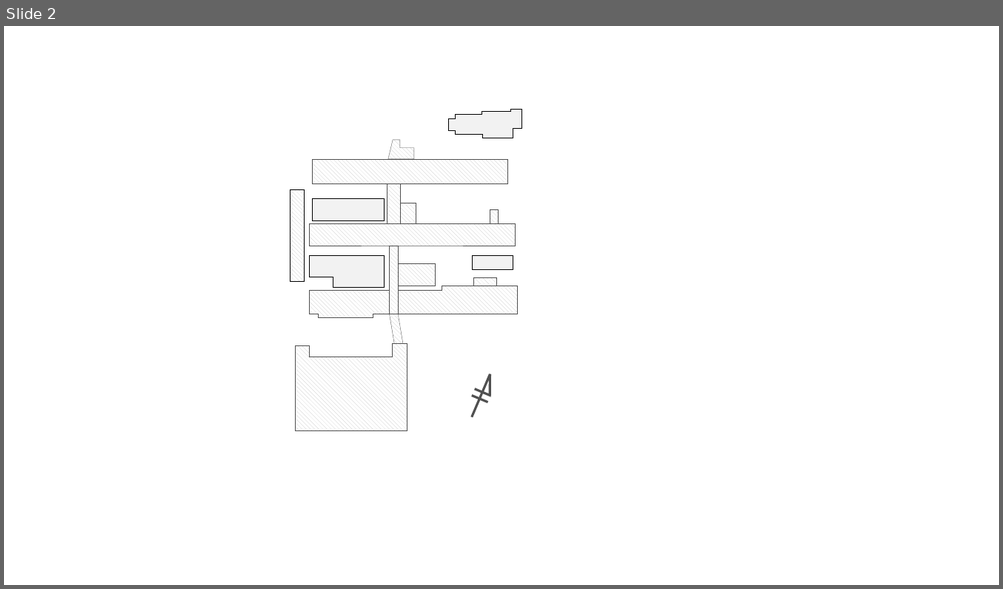
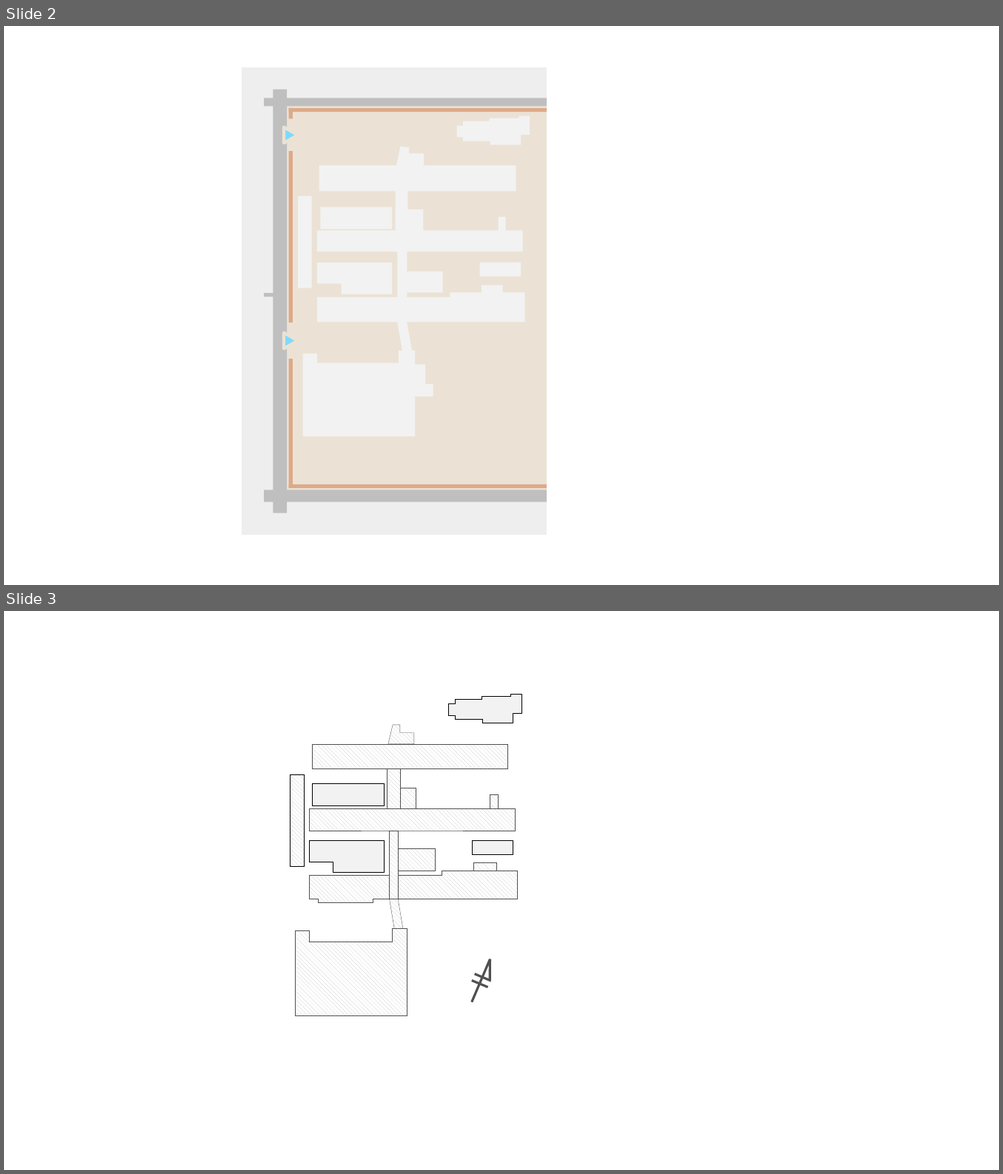
Before and after one commit to nearfactory/toinsai-kagaku, a slide deck: 2d/main.pptx. Shown one above the other, each under a label of ours: slide 2 before the commit, slides 2 and 3 after it. The pictures are 1003x589 and 1003x1174 pixels, drawn with LibreOffice and Linux fonts; fonts in the diff are those of the drawing; background and template pictures are left out. Boxes give left, top, right and bottom in pixels: in the first picture for what was removed or moved away, otherwise in the second. Text is boxed around its words. In the diff, an @@ line names an element or a change of style, - is before the commit and + after.

```diff
--- a/2d/main.pptx
+++ b/2d/main.pptx
@@ slide 2 added at (x1=4, y1=26, x2=999, y2=585), background #FFFFFF @@
@@ freeform shape added at (x1=242, y1=67, x2=546, y2=535), fill #EEEEEE @@
@@ rectangle added at (x1=273, y1=90, x2=287, y2=513), fill #BFBFBF @@
@@ rectangle added at (x1=264, y1=99, x2=546, y2=107), fill #BFBFBF @@
@@ freeform shape added at (x1=280, y1=102, x2=546, y2=495), fill #EBE2D5 @@
@@ rectangle added at (x1=289, y1=108, x2=546, y2=112), fill #DDAA88 @@
@@ freeform shape added at (x1=289, y1=108, x2=293, y2=118), fill #DDAA88 @@
@@ triangle added at (x1=284, y1=127, x2=298, y2=143), fill #7FD9FB, outline #EBE2D5 3 pt @@
@@ freeform shape added at (x1=457, y1=116, x2=530, y2=145), fill #F2F2F2 @@
@@ freeform shape added at (x1=289, y1=151, x2=293, y2=323), fill #DDAA88 @@
@@ freeform shape added at (x1=302, y1=147, x2=525, y2=437), fill #F2F2F2 @@
@@ rectangle added at (x1=298, y1=196, x2=311, y2=288), fill #F2F2F2 @@
@@ rectangle added at (x1=320, y1=207, x2=392, y2=229), fill #F2F2F2 @@
@@ freeform shape added at (x1=317, y1=263, x2=392, y2=295), fill #F2F2F2 @@
@@ rectangle added at (x1=480, y1=263, x2=521, y2=277), fill #F2F2F2 @@
@@ rectangle added at (x1=264, y1=293, x2=278, y2=297), fill #BFBFBF @@
@@ triangle added at (x1=284, y1=333, x2=298, y2=349), fill #7FD9FB, outline #EBE2D5 3 pt @@
@@ freeform shape added at (x1=289, y1=359, x2=293, y2=488), fill #DDAA88 @@
@@ rectangle added at (x1=264, y1=491, x2=546, y2=503), fill #BFBFBF @@
@@ rectangle added at (x1=289, y1=485, x2=546, y2=488), fill #DDAA88 @@
@@ what was slide 2 is now slide 3 @@
```
Also in this commit, not shown: 2 slides changed, 7 other files.
